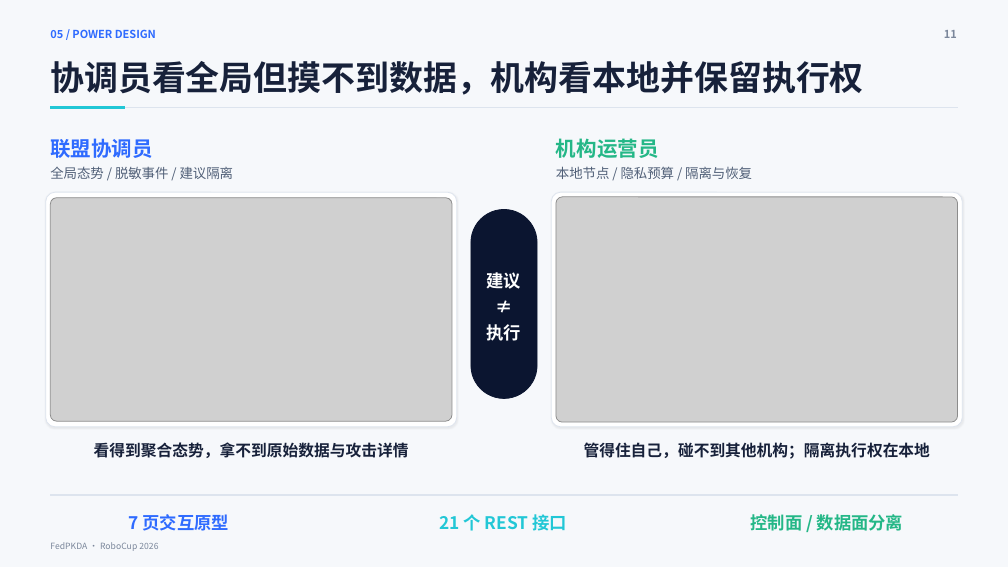
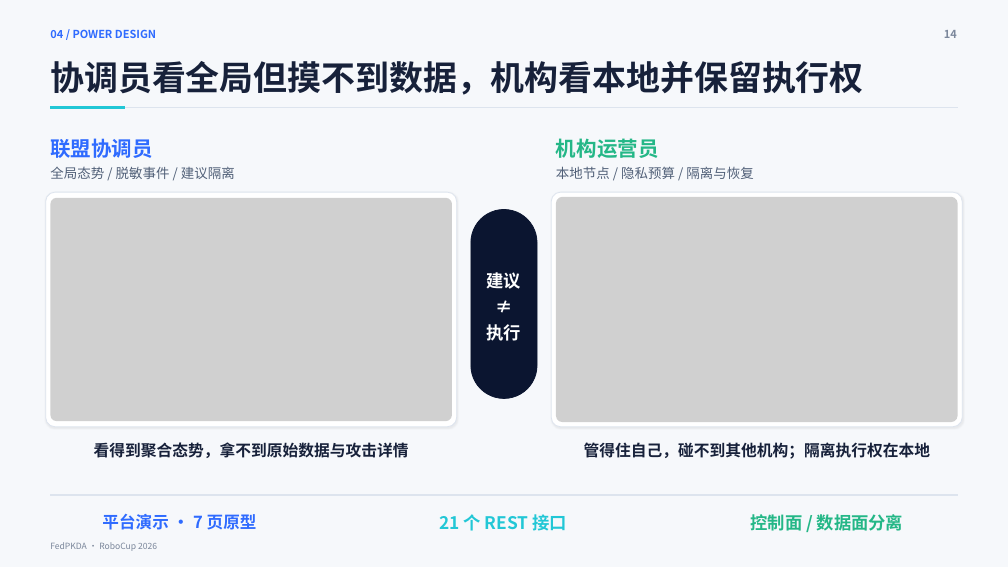
Before and after one commit to IridiumNan/FedPKDA-robocup, a slide deck: slide 15 of ppt/FedPKDA_RoboCup_presentation.pptx (slide 11 before the commit). Drawn at 1008x567 pixels with LibreOffice and Linux fonts; fonts in the diff are those of the drawing; grey boxes stand for pictures. Boxes give left, top, right and bottom in pixels: in the first picture for what was removed or moved away, otherwise in the second. Text is boxed around its words. In the diff, an @@ line names an element or a change of style, - is before the commit and + after.

```diff
--- a/ppt/FedPKDA_RoboCup_presentation.pptx
+++ b/ppt/FedPKDA_RoboCup_presentation.pptx
@@ text at [50,29,156,38]: text changed @@
-05 / POWER DESIGN
+04 / POWER DESIGN
@@ text at [944,30,957,38]: text changed @@
-11
+14
@@ rounded rectangle at [45,192,457,426]: outline #DDE4EE 0.75 pt to #DDE4EE 0.74 pt; shadow changed @@
@@ rounded rectangle at [551,192,963,426]: outline #DDE4EE 0.75 pt to #DDE4EE 0.74 pt; shadow changed @@
@@ text at [102,514,257,530]: text changed; size 16.5 to 15.8 pt @@
-7 页交互原型
+平台演示 · 7 页原型
```
Also in this commit, not shown: 11 other slides changed, 8 slides added, 3 slides removed.
